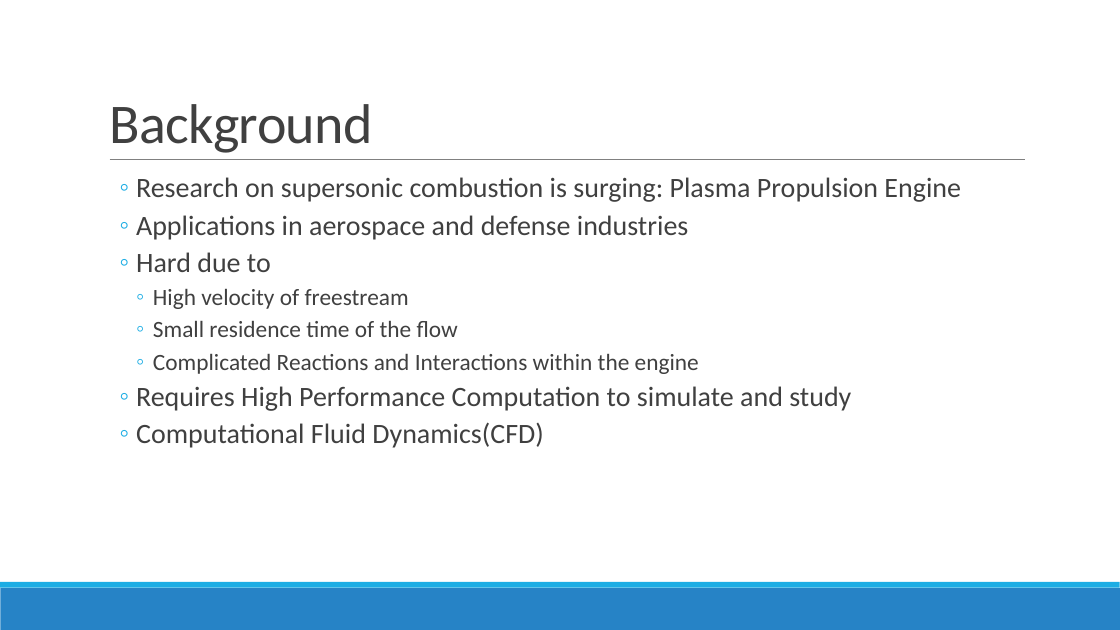
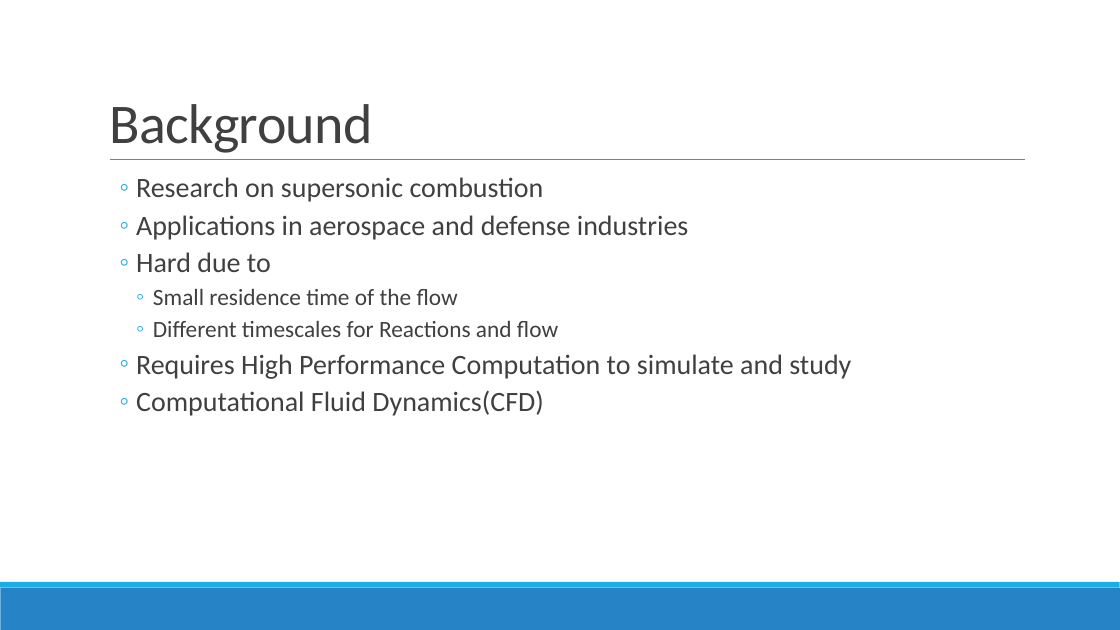
Before and after one commit to SulemanMahmood/PlasmaCombustion, a slide deck: slide 3 of 598Slides.pptx. Drawn at 1120x630 pixels with LibreOffice and Linux fonts; fonts in the diff are those of the drawing. Boxes give left, top, right and bottom in pixels: in the first picture for what was removed or moved away, otherwise in the second. Text is boxed around its words. In the diff, an @@ line names an element or a change of style, - is before the commit and + after.

```diff
--- a/598Slides.pptx
+++ b/598Slides.pptx
@@ text at (136, 177, 544, 202): text changed @@
-  ◦ Research on supersonic combustion is surging: Plasma Propulsion Engine
+  ◦ Research on supersonic combustion
@@ text at (153, 289, 409, 309): paragraph removed @@
-    ◦ High velocity of freestream
@@ text at (153, 321, 558, 337): text changed @@
-    ◦ Complicated Reactions and Interactions within the engine
+    ◦ Different timescales for Reactions and flow
```
Also in this commit, not shown: 7 other slides changed, 2 slides added, 3 slides removed, 9 other files.
